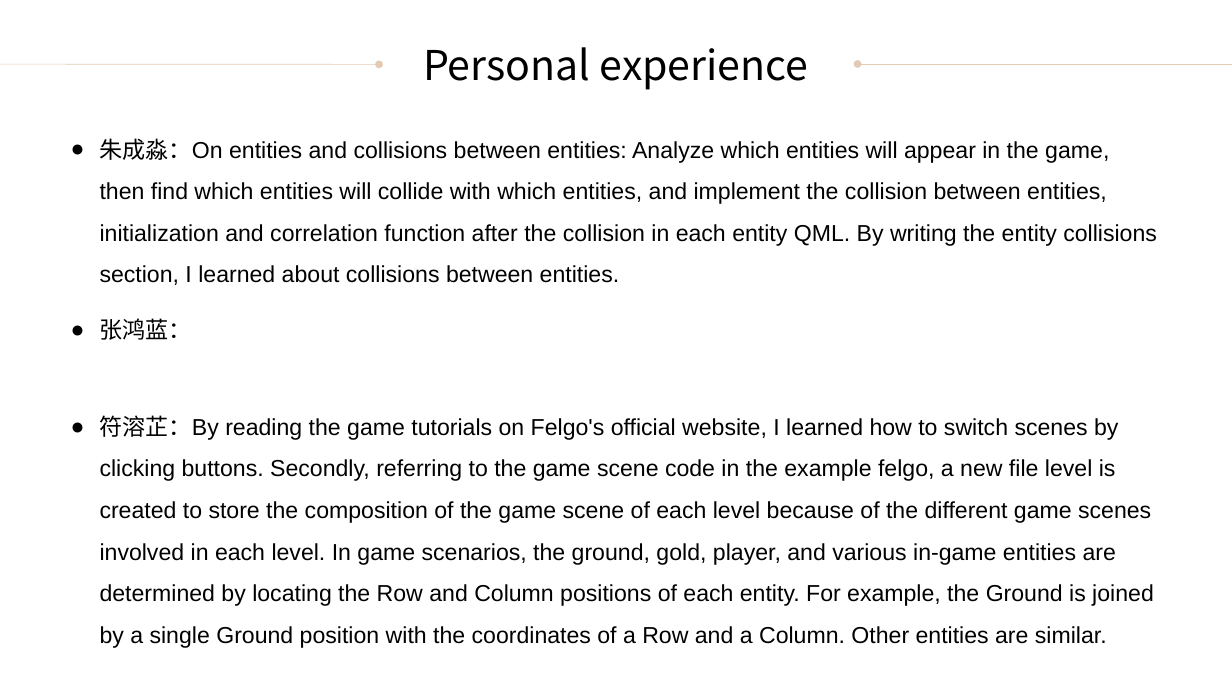
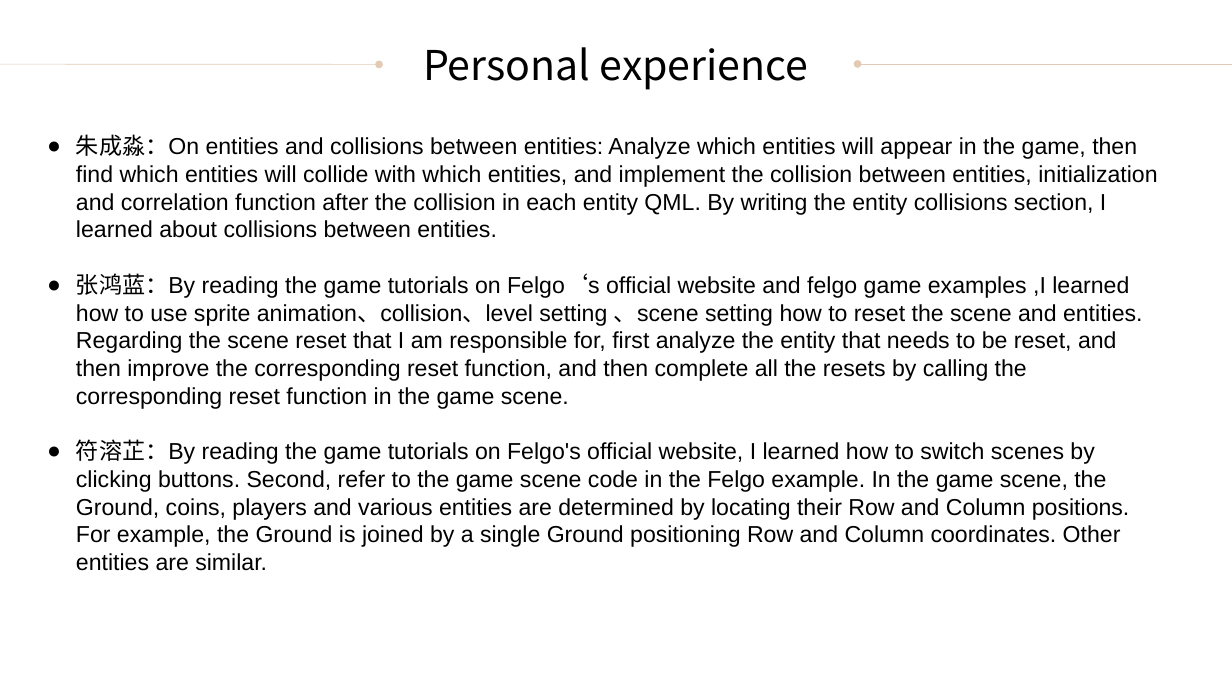
Before and after one commit to furongzhilab/Training, a slide deck: slide 19 of 答辩PPT.pptx. Drawn at 1232x693 pixels with LibreOffice and Linux fonts; fonts in the diff are those of the drawing. Boxes give left, top, right and bottom in pixels: in the first picture for what was removed or moved away, otherwise in the second. Text is boxed around its words. In the diff, an @@ line names an element or a change of style, - is before the commit and + after.

Commit message:
答辯ppt

```diff
--- a/答辩PPT.pptx
+++ b/答辩PPT.pptx
@@ text "朱成淼：On entities and collisions between ...": place and size @@
-text "朱成淼：On entities and collisions between ..." at <box>100,138,1157,648</box>
+text "朱成淼：On entities and collisions between ..." at <box>76,134,1157,571</box>
@@ text at <box>76,134,1157,238</box>: line spacing 1.5 to 1 @@
@@ text at <box>76,273,1143,571</box>: text changed @@
-● 张鸿蓝：
-● 符溶芷：By reading the game tutorials on Felgo's official website, I learned how to switch scenes by clicking buttons. Secondly, referring to the game scene code in the example felgo, a new file level is created to store the composition of the game scene of each level because of the different game scenes involved in each level. In game scenarios, the ground, gold, player, and various in-game entities are determined by locating the Row and Column positions of each entity. For example, the Ground is joined by a single Ground position with the coordinates of a Row and a Column. Other entities are similar.
+● 张鸿蓝：By reading the game tutorials on Felgo‘s official website and felgo game examples ,I learned how to use sprite animation、collision、level setting 、scene setting how to reset the scene and entities. Regarding the scene reset that I am responsible for, first analyze the entity that needs to be reset, and then improve the corresponding reset function, and then complete all the resets by calling the corresponding reset function in the game scene.
+● 符溶芷：By reading the game tutorials on Felgo's official website, I learned how to switch scenes by clicking buttons. Second, refer to the game scene code in the Felgo example. In the game scene, the Ground, coins, players and various entities are determined by locating their Row and Column positions. For example, the Ground is joined by a single Ground positioning Row and Column coordinates. Other entities are similar.
```
